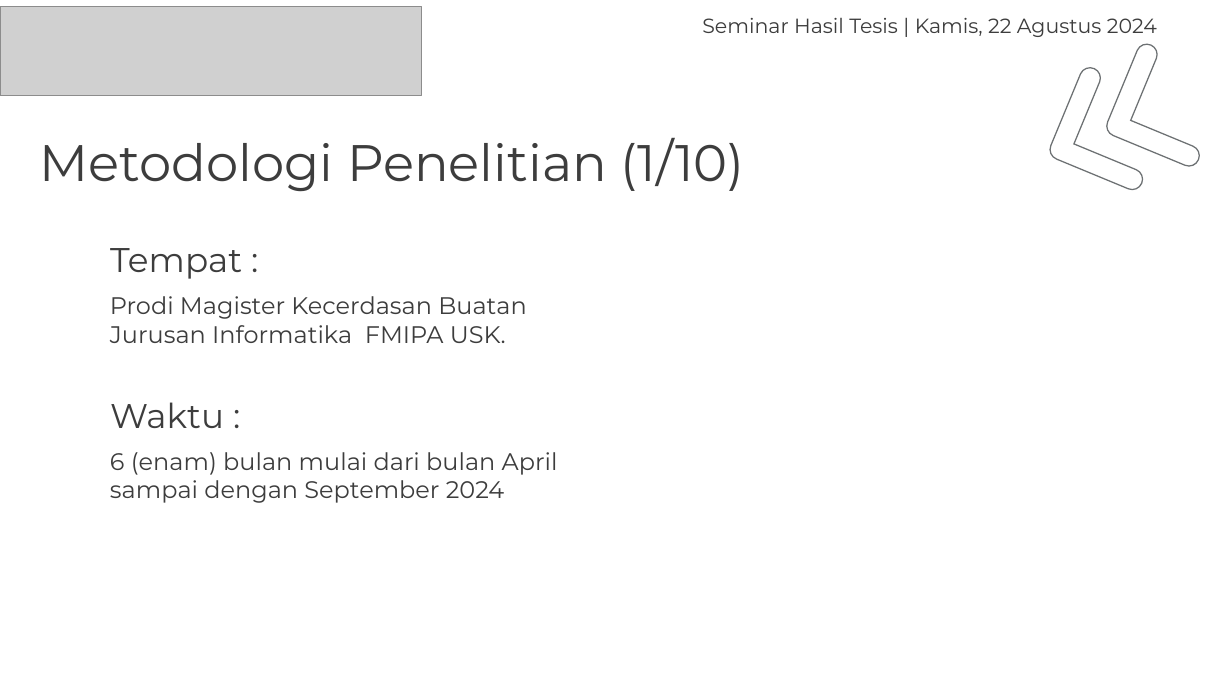
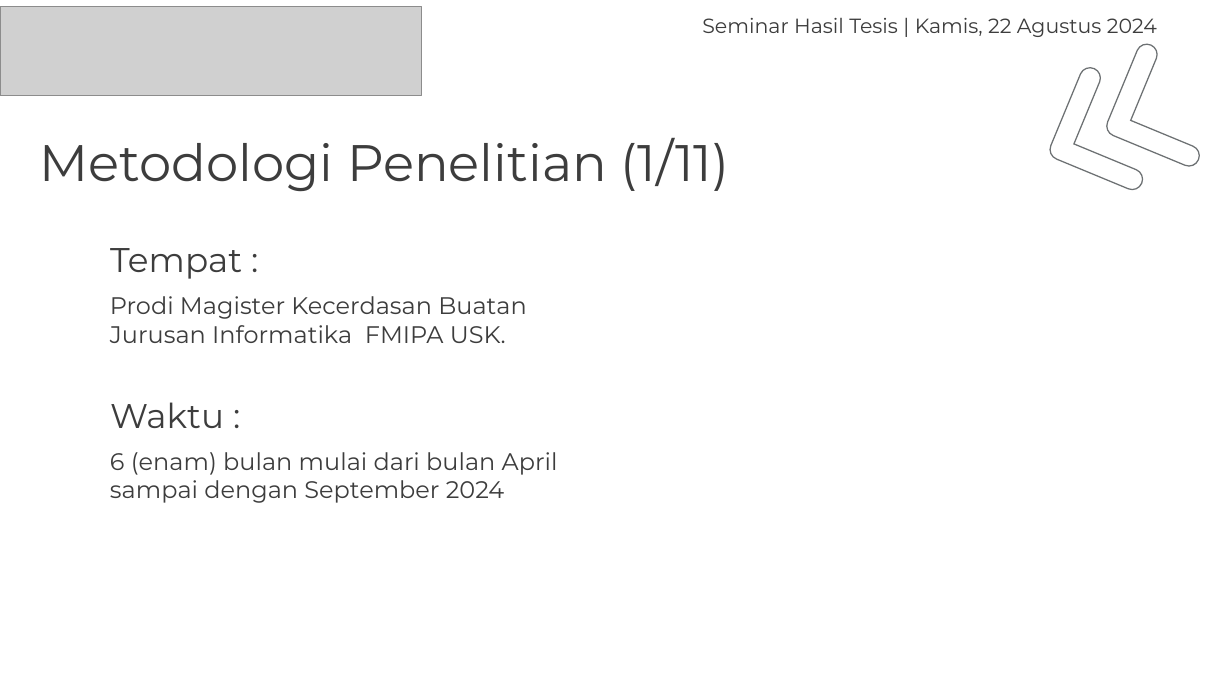
Before and after one commit to haryra/Tesis-s2-ai, a slide deck: slide 19 of Presentasi Hasil Tesis Hary Rachmat 2108207010009.pptx. Drawn at 1232x693 pixels with LibreOffice and Linux fonts; fonts in the diff are those of the drawing; grey boxes stand for pictures. Boxes give left, top, right and bottom in pixels: in the first picture for what was removed or moved away, otherwise in the second. Text is boxed around its words. In the diff, an @@ line names an element or a change of style, - is before the commit and + after.

```diff
--- a/Presentasi Hasil Tesis Hary Rachmat 2108207010009.pptx
+++ b/Presentasi Hasil Tesis Hary Rachmat 2108207010009.pptx
@@ title at (x1=40, y1=138, x2=729, y2=192): text changed @@
-Metodologi Penelitian (1/10)
+Metodologi Penelitian (1/11)
```
Also in this commit, not shown: 9 other slides changed, 1 slide added.
